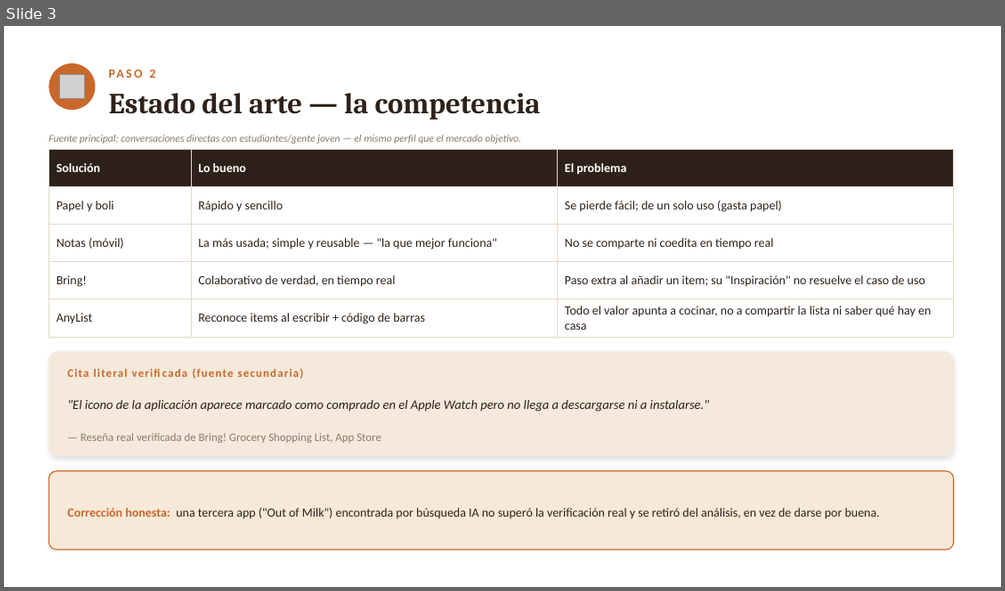
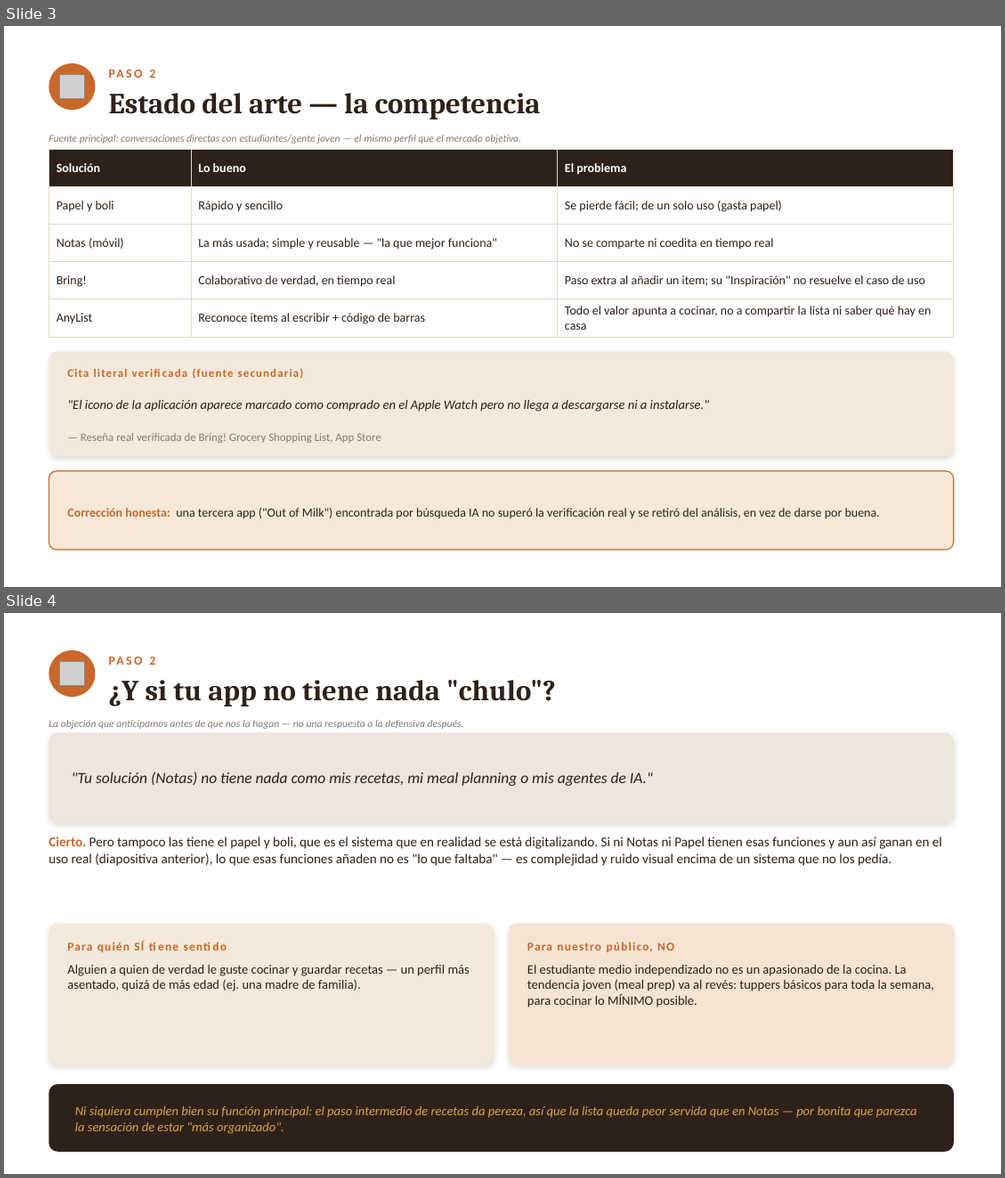
Before and after one commit to lagoanadia/Larder, a slide deck: docs/larder-presentacion.pptx. Shown one above the other, each under a label of ours: slide 3 before the commit, slides 3 and 4 after it. The pictures are 1005x591 and 1005x1178 pixels, drawn with LibreOffice and Linux fonts; fonts in the diff are those of the drawing; grey boxes stand for pictures. Boxes give left, top, right and bottom in pixels: in the first picture for what was removed or moved away, otherwise in the second. Text is boxed around its words. In the diff, an @@ line names an element or a change of style, - is before the commit and + after.

```diff
--- a/docs/larder-presentacion.pptx
+++ b/docs/larder-presentacion.pptx
@@ slide 4 added at bbox=[4, 613, 1001, 1174], background #FFFFFF @@
@@ ellipse added at bbox=[48, 650, 96, 697], fill #C9682B @@
@@ picture added at bbox=[60, 662, 84, 686] @@
@@ text added at bbox=[149, 657, 155, 665], 12 pt, text #C9682B, bold @@
+PASO 2
@@ text added at bbox=[109, 680, 556, 706], 28 pt, text #2E2119, bold @@
+¿Y si tu app no tiene nada "chulo"?
@@ text added at bbox=[48, 720, 464, 729], 10 pt, text #8A7A6D, italic @@
+La objeción que anticipamos antes de que nos la hagan — no una respuesta a la defensiva después.
@@ rounded rectangle added at bbox=[48, 732, 954, 822], fill #EDE6DC @@
@@ text added at bbox=[72, 771, 653, 786], 15 pt, text #2E2119, italic @@
+"Tu solución (Notas) no tiene nada como mis recetas, mi meal planning o mis agentes de IA."
@@ text added at bbox=[48, 836, 942, 866], 13 pt, text #2E2119 @@
+Cierto. Pero tampoco las tiene el papel y boli, que es el sistema que en realidad se está digitalizando. Si ni Notas ni Papel tienen esas funciones y aun así ganan en el uso real (diapositiva anterior), lo que esas funciones añaden no es "lo que faltaba" — es complejidad y ruido visual encima de un sistema que no los pedía.
@@ rounded rectangle added at bbox=[48, 924, 494, 1065], fill #F4E9DA @@
@@ rounded rectangle added at bbox=[509, 924, 954, 1065], fill #F6E4D3 @@
@@ text added at bbox=[67, 940, 144, 952], 11.5 pt, text #C9682B, bold @@
+Para quién SÍ tiene sentido
@@ text added at bbox=[527, 941, 674, 952], 11.5 pt, text #C9682B, bold @@
+Para nuestro público, NO
@@ text added at bbox=[67, 965, 469, 991], 12.5 pt, text #2E2119 @@
+Alguien a quien de verdad le guste cocinar y guardar recetas — un perfil más asentado, quizá de más edad (ej. una madre de familia).
@@ text added at bbox=[527, 965, 934, 1007], 12.5 pt, text #2E2119 @@
+El estudiante medio independizado no es un apasionado de la cocina. La tendencia joven (meal prep) va al revés: tuppers básicos para toda la semana, para cocinar lo MÍNIMO posible.
@@ rounded rectangle added at bbox=[48, 1084, 954, 1151], fill #2E2119 @@
@@ text added at bbox=[75, 1106, 917, 1134], 12.5 pt, text #D9A441, italic @@
+Ni siquiera cumplen bien su función principal: el paso intermedio de recetas da pereza, así que la lista queda peor servida que en Notas — por bonita que parezca la sensación de estar "más organizado".
```
Also in this commit, not shown: 5 slides changed, 1 other file.
